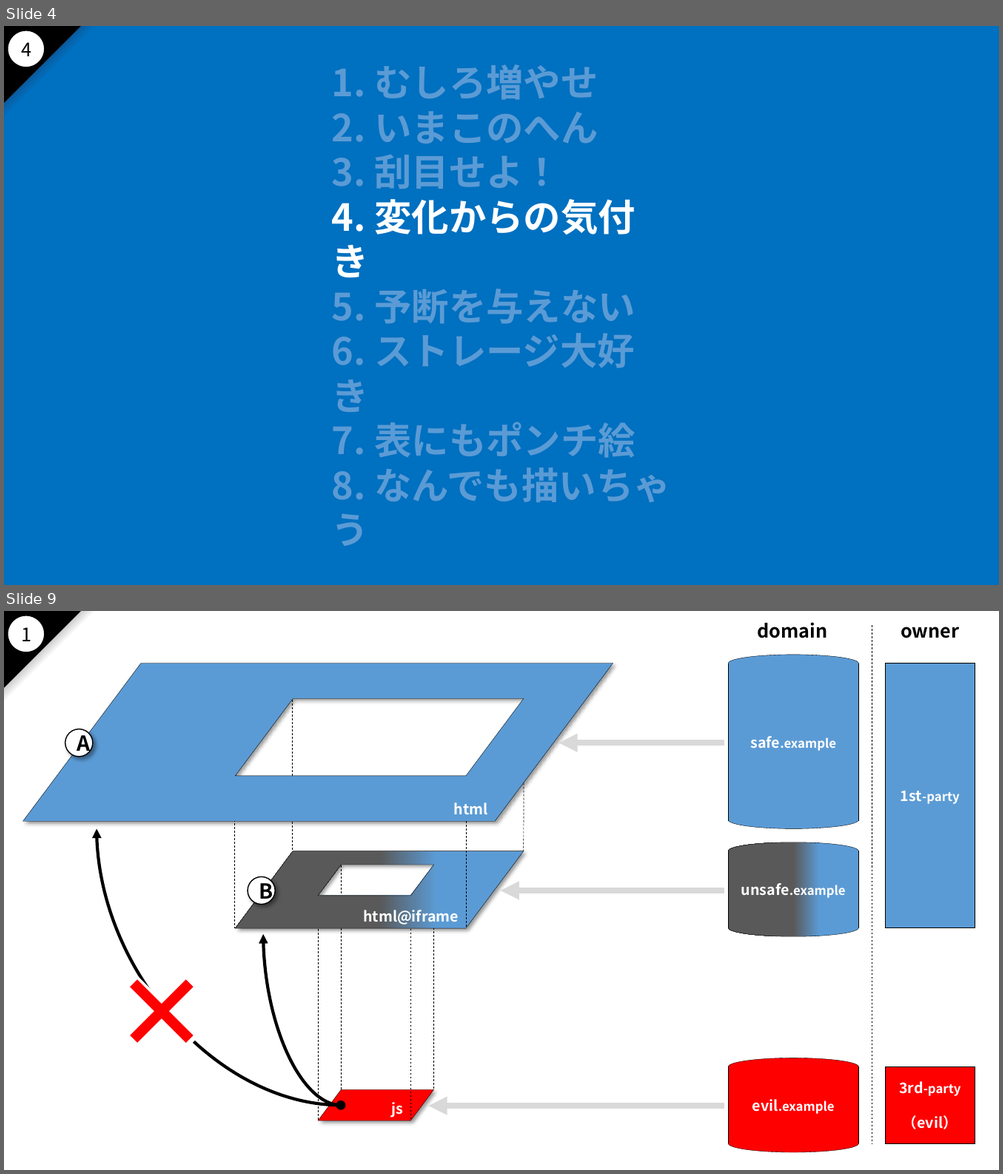
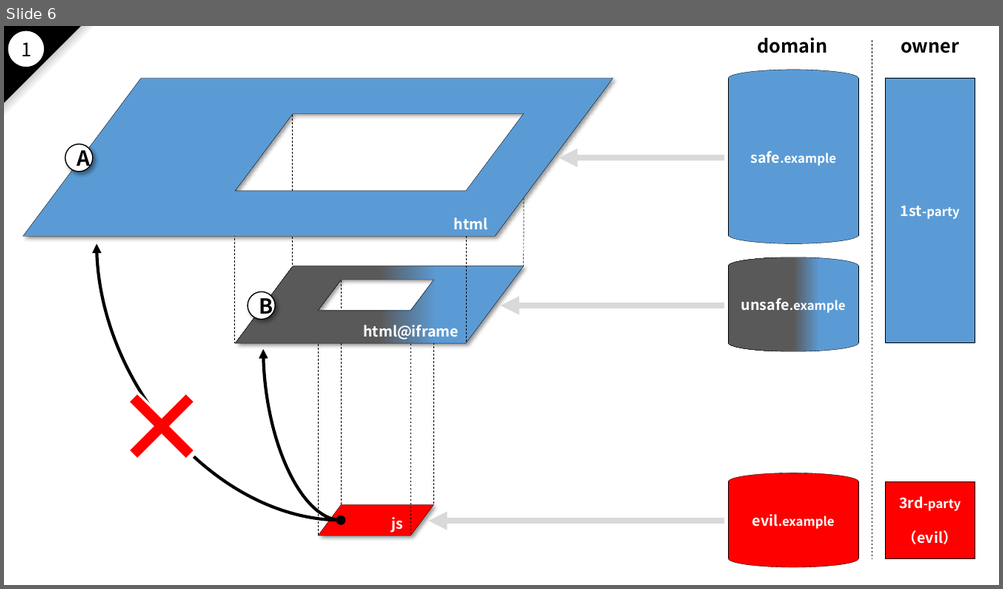
Before and after one commit to nakayama-kazuki/2021, a slide deck: pptx/power-punch-v2.pptx. Shown one above the other, each under a label of ours: slides 4 and 9 before the commit, slide 6 after it; the slides between them are not shown. The pictures are 1003x1174 and 1003x589 pixels, drawn with LibreOffice and Linux fonts; fonts in the diff are those of the drawing; background and template pictures are left out. Boxes give left, top, right and bottom in pixels: in the first picture for what was removed or moved away, otherwise in the second. Text is boxed around its words. In the diff, an @@ line names an element or a change of style, - is before the commit and + after.

```diff
--- a/pptx/power-punch-v2.pptx
+++ b/pptx/power-punch-v2.pptx
@@ slide 4 removed at (x1=4, y1=26, x2=999, y2=585), background #0070C0; not listed: 2 template elements that a slide beside it also shows @@
@@ right triangle removed at (x1=4, y1=26, x2=96, y2=118) @@
@@ text removed at (x1=21, y1=42, x2=31, y2=56) @@
-4
@@ text removed at (x1=332, y1=64, x2=671, y2=546) @@
-1. むしろ増やせ
-2. いまこのへん
-3. 刮目せよ！
-4. 変化からの気付き
-5. 予断を与えない
-6. ストレージ大好き
-7. 表にもポンチ絵
-8. なんでも描いちゃう
@@ what was slide 9 is now slide 6 @@
```
Also in this commit, not shown: 27 slides changed, 6 slides added, 15 other slides removed.
